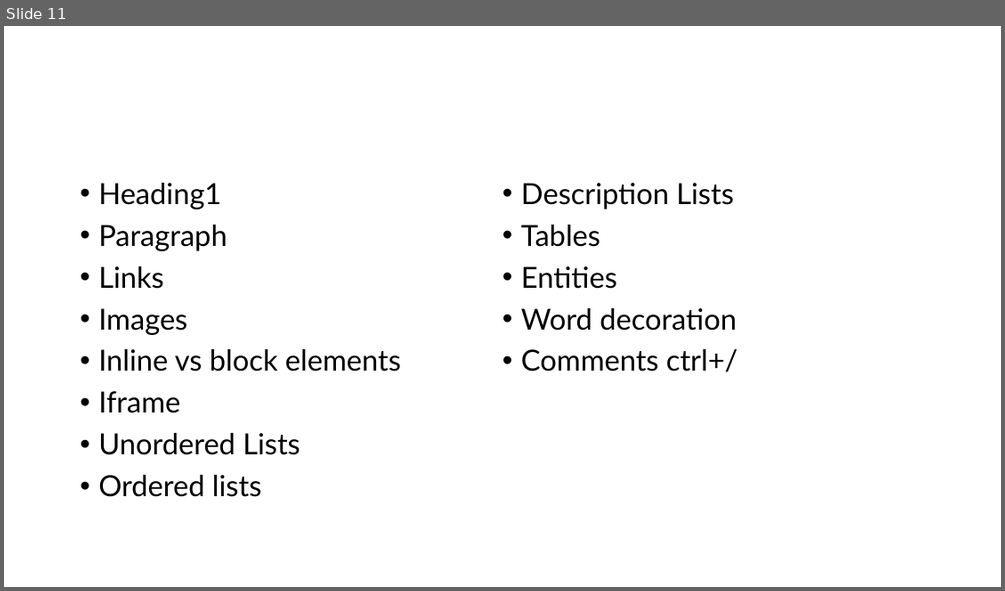
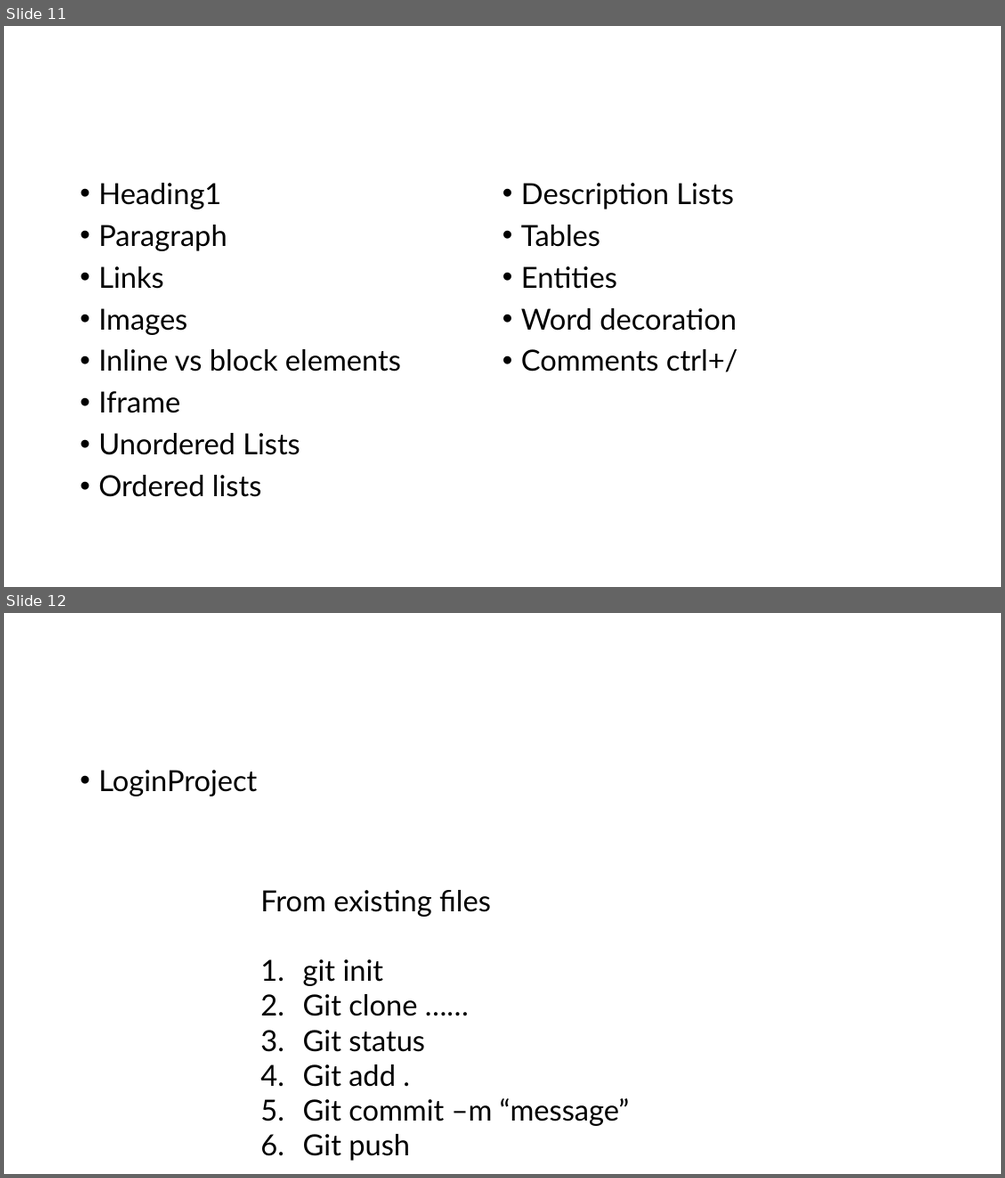
Before and after one commit to PiyushChaturvedii/Batch06, a slide deck: html.pptx. Shown one above the other, each under a label of ours: slide 11 before the commit, slides 11 and 12 after it. The pictures are 1005x591 and 1005x1178 pixels, drawn with LibreOffice and Linux fonts; fonts in the diff are those of the drawing. Boxes give left, top, right and bottom in pixels: in the first picture for what was removed or moved away, otherwise in the second. Text is boxed around its words. In the diff, an @@ line names an element or a change of style, - is before the commit and + after.

```diff
--- a/html.pptx
+++ b/html.pptx
@@ slide 12 added at (4,613,1001,1174), background #FFFFFF @@
@@ text added at (98,770,257,796), 28 pt, text #000000 @@
+• LoginProject
@@ text added at (260,890,630,1160), 28 pt, text #000000 @@
+From existing files
+1. git init
+2. Git clone ……
+3. Git status
+4. Git add .
+5. Git commit –m “message”
+6. Git push
```
Also in this commit, not shown: 1 other slide added, 1 slide removed, 13 other files.
